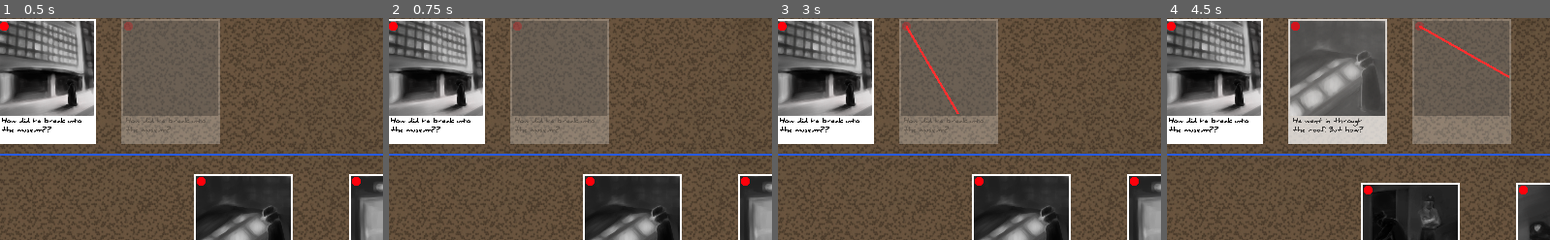
Above: before the commit, frames 1-4 (left to right).
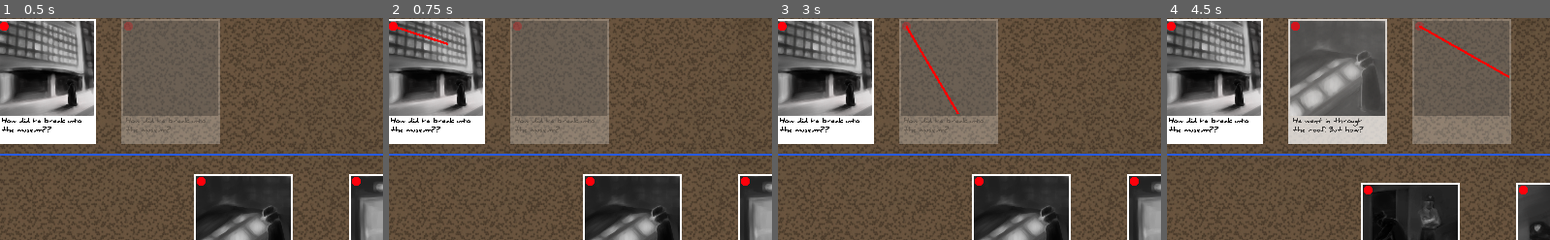
Above: after the commit, the same moments.

Repository: IanWark/VGADGameJamWinter2019
Game: Godot game, scene res://scenes/game_screen.tscn
Two runs of this game, one before a commit and one after it. Both use one fixed random seed, a clock stepped at 60 frames per second and the inputs below.
Inputs (mouse positions are % of the whole screen's width and height, from its top left):
- Up to frame 1 (0.5 s): no input
- Up to frame 2 (0.75 s): drag from (5, 7) to (27, 20) at 0.52 s
- Up to frame 3 (3 s): tap Enter at 1.25, 2.75 s; drag from (11, 20) to (31, 42) at 1.27 s; tap Space at 2 s; move the mouse to (21, 7) at 2.02 s; press the mouse at (21, 7) at 2.03 s; release the mouse at (21, 7) at 2.75 s; drag from (27, 20) to (31, 42) at 2.77 s
- Up to frame 4 (4.5 s): tap Space at 3.5 s; drag from (31, 42) to (21, 7) at 3.52 s; drag from (38, 7) to (72, 42) at 4.27 s
The pictures show only the part of the screen within x 5-55%, y 5-55%; the shares and areas given below are measured in that part.

Frame 1 is identical in both runs. In frame 2, 0.1% of the frame differs, in the area x 2-16%, y 3-13%; in frame 3, 0.3%; in frame 4, 0.3%, in the area x 65-90%, y 3-28%.

Commit message:
increase strings z-index

Diff:
--- a/scenes/game_screen.tscn
+++ b/scenes/game_screen.tscn
@@ -22,7 +22,7 @@
 gradient = SubResource( 1 )
 width = 2048
 
-[node name="Main" type="Node"]
+[node name="Main" type="Node" index="0"]
 
 script = ExtResource( 1 )
 _sections_unfolded = [ "Margin" ]
@@ -273,9 +273,8 @@
 
 [node name="strings" type="Node2D" parent="." index="7"]
 
-z_index = 1
+z_index = 2
 script = ExtResource( 7 )
-_sections_unfolded = [ "Visibility", "Z Index" ]
 
 [node name="crowbar" parent="." index="8" instance=ExtResource( 8 )]
 
